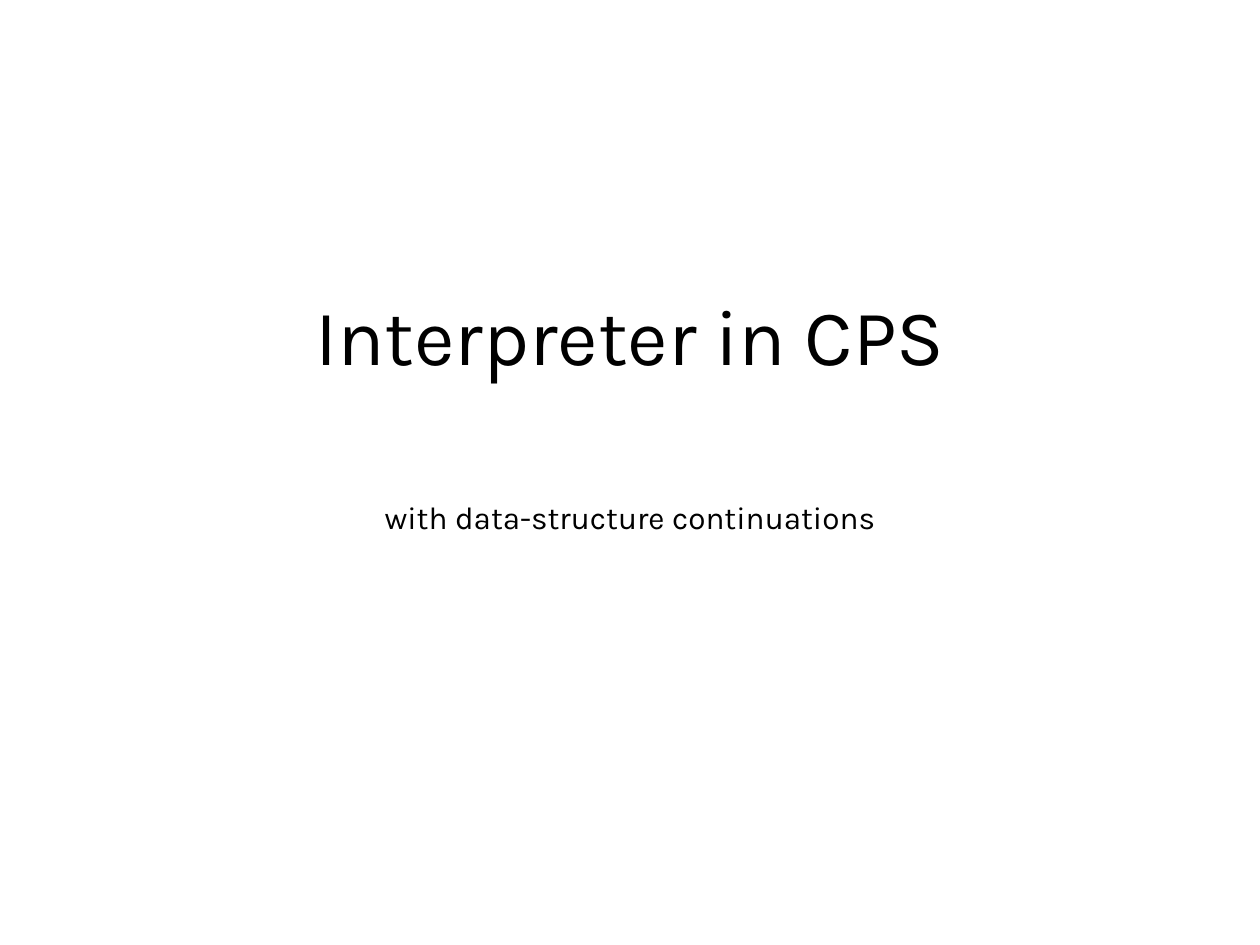
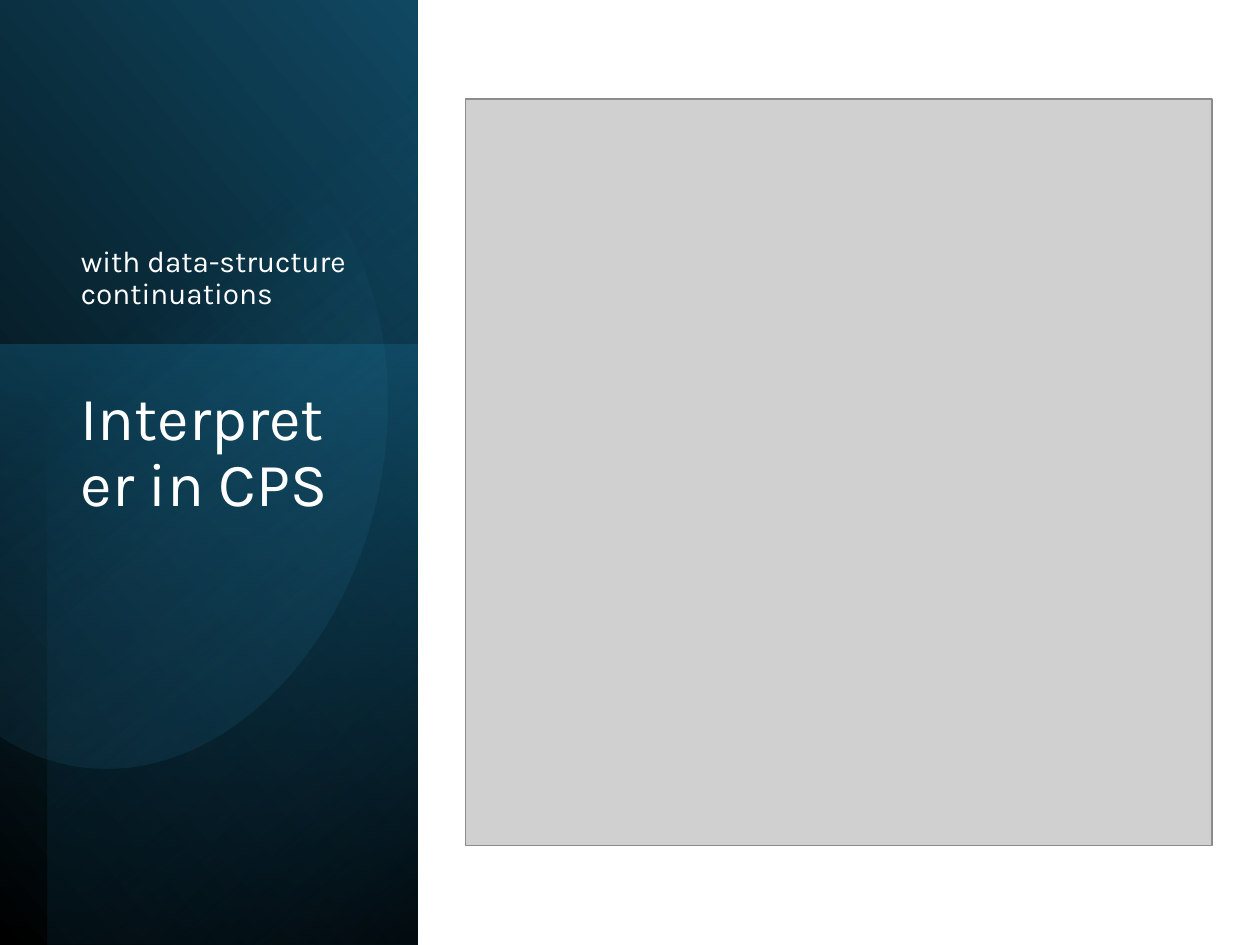
Before and after one commit to RHIT-CSSE/csse304, a slide deck: slide 1 of ClassMaterials/CPSDatatypesInterpreter/CPSInInterperter.pptx. Drawn at 1260x945 pixels with LibreOffice and Linux fonts; fonts in the diff are those of the drawing; grey boxes stand for pictures. Boxes give left, top, right and bottom in pixels: in the first picture for what was removed or moved away, otherwise in the second. Text is boxed around its words. In the diff, an @@ line names an element or a change of style, - is before the commit and + after.

```diff
--- a/ClassMaterials/CPSDatatypesInterpreter/CPSInInterperter.pptx
+++ b/ClassMaterials/CPSDatatypesInterpreter/CPSInInterperter.pptx
@@ rectangle added at [1,0,418,945], fill gradient #000000 to #104862 @@
@@ rectangle added at [47,0,417,945], fill gradient #000000 to #156082 @@
@@ freeform shape added at [0,80,445,814], fill gradient #46B1E1 to #104862 @@
@@ subtitle "with data-structure continuations": place and size @@
-subtitle "with data-structure continuations" at [385,507,875,530]
+subtitle "with data-structure continuations" at [81,251,345,305]
@@ subtitle "with data-structure continuations" at [81,251,345,305]: size 18 to 17 pt, text colour #000000 to #FFFFFF; alignment centre to left; vertical alignment top to bottom @@
@@ picture added at [465,100,1212,847] @@
@@ rectangle added at [0,345,416,944], fill gradient #156082 to #0B3041 @@
@@ title "Interpreter in CPS": place and size @@
-title "Interpreter in CPS" at [315,310,944,384]
+title "Interpreter in CPS" at [149,452,327,507]
@@ title "Interpreter in CPS" at [149,452,327,507]: size 45 to 35 pt, text colour #000000 to #FFFFFF; alignment centre to left; vertical alignment bottom to top @@
```
Also in this commit, not shown: 15 other files.
